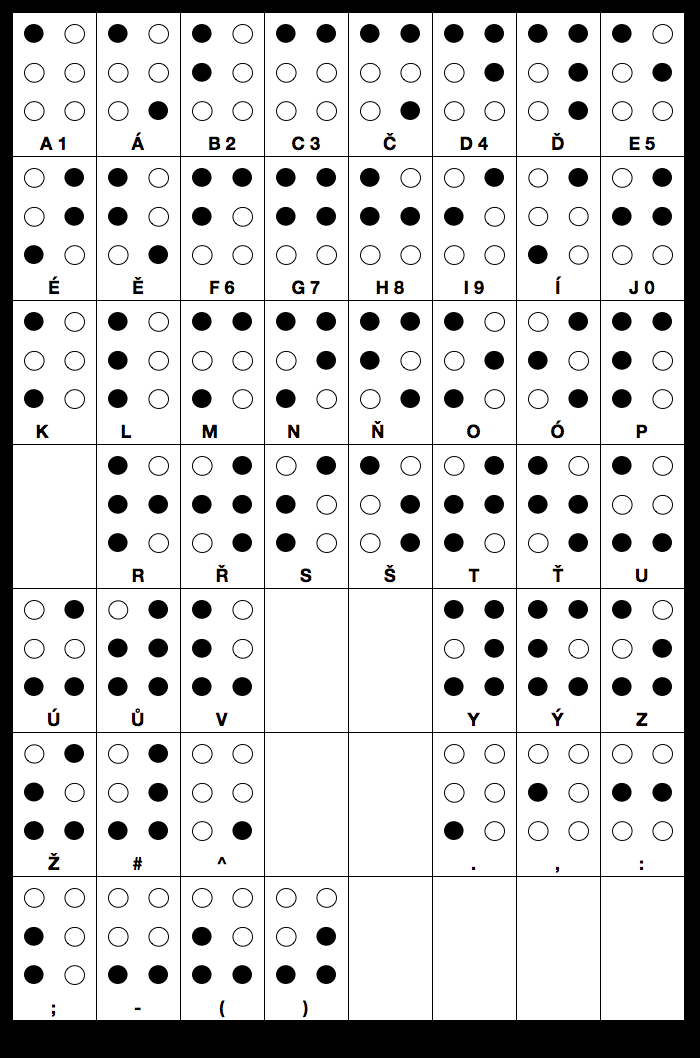
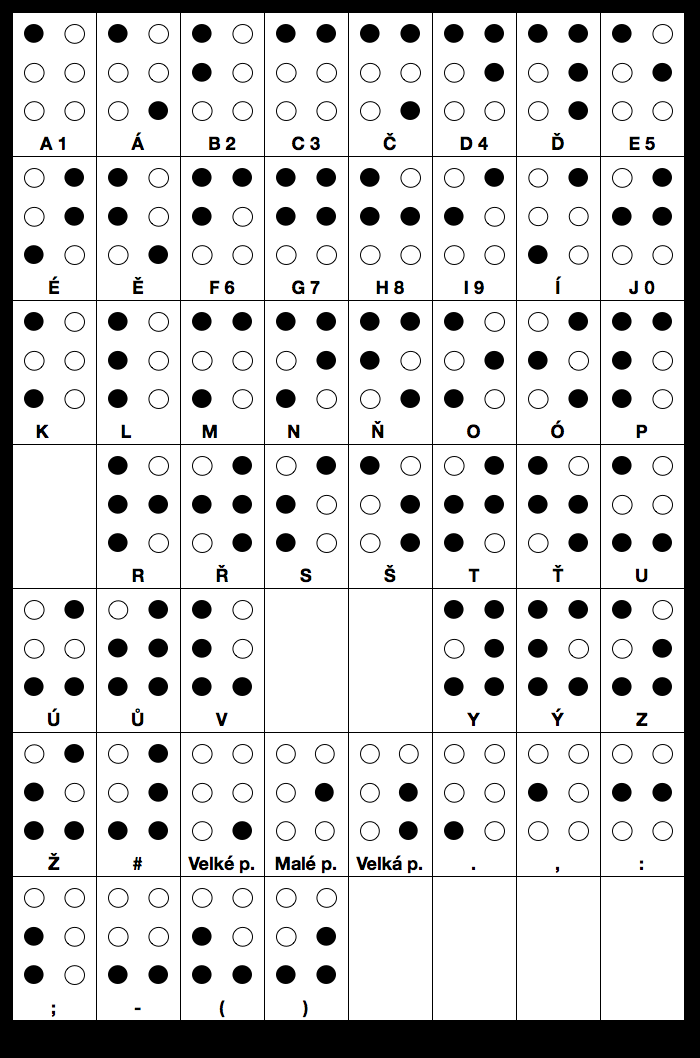
Layer changes from the first (700, 1058) image to the second:
added layer "Latinka" above "Braill" over bbox(188, 744, 423, 874)
added layer "Braill" above "Patička" over bbox(188, 744, 423, 874)
added layer "Mřížka" above "Pozadí" over bbox(188, 744, 423, 874)
painted on "Pozadí" over bbox(188, 744, 423, 874)
